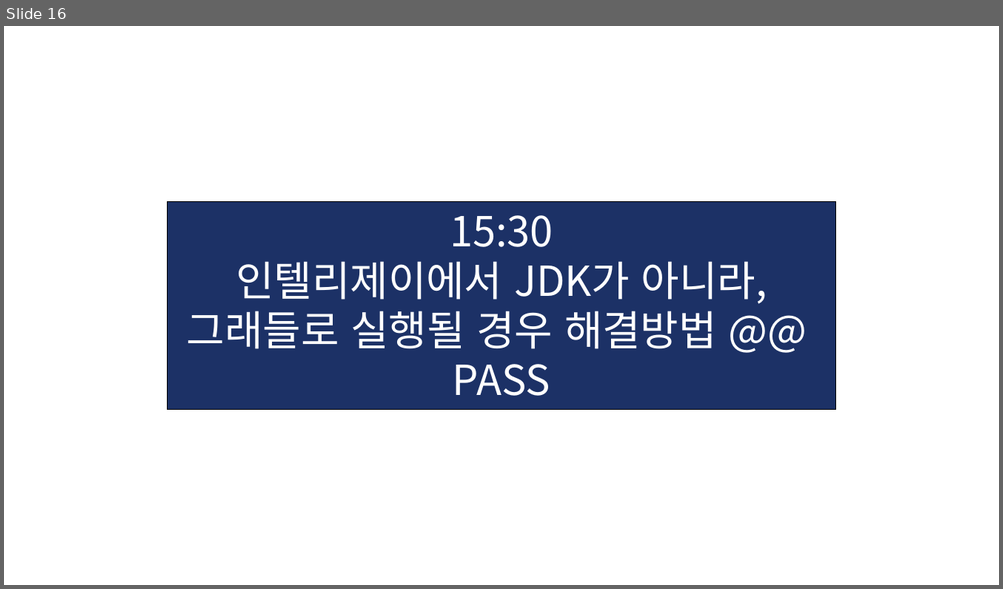
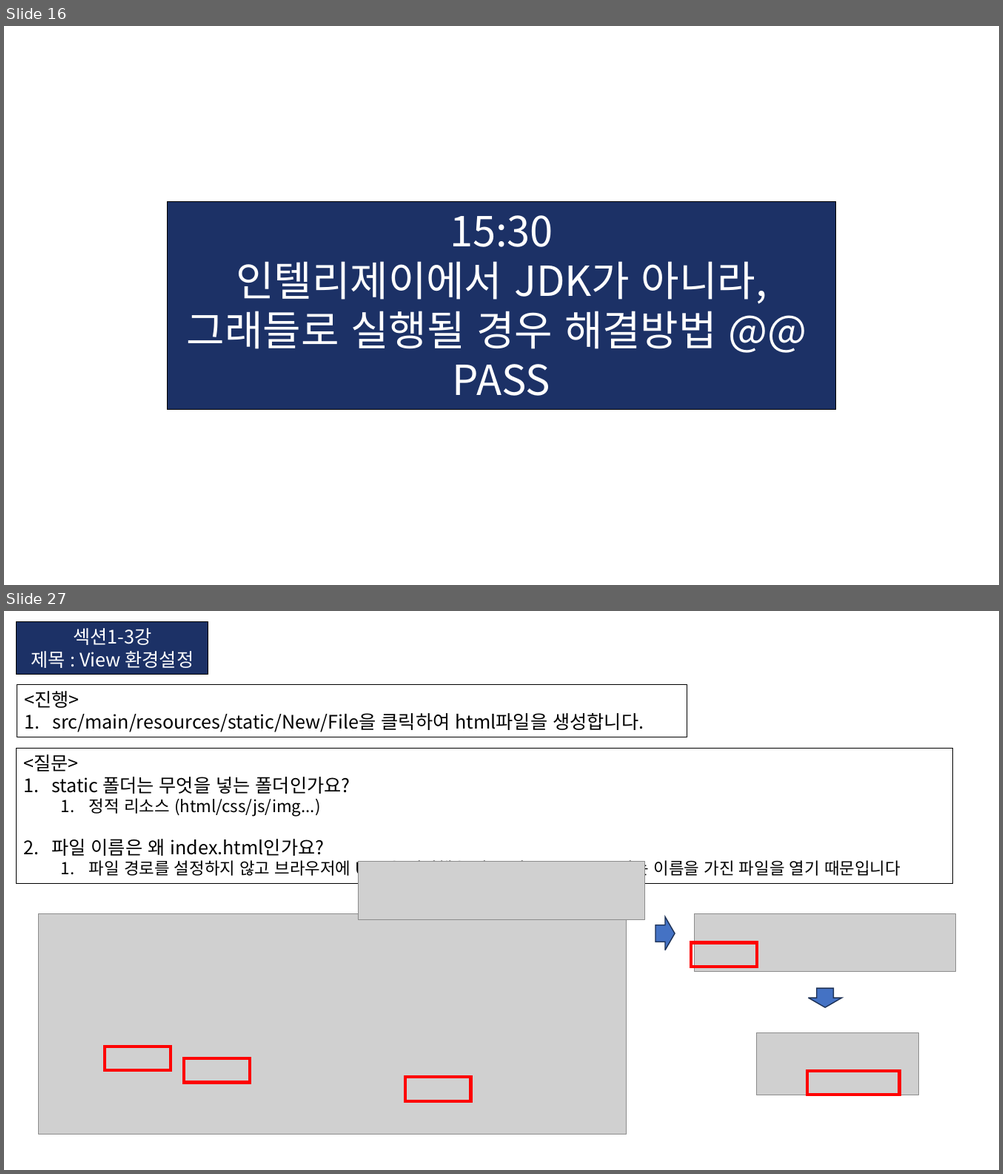
Before and after one commit to KIM-BEOMSOO/study, a slide deck: 00.공부 정리(최종)/12.Spring-Boot/03.인프런_김영한_스프링 입문/01.인프런_깅영한_Spring-Boot.pptx. Shown one above the other, each under a label of ours: slide 16 before the commit, slides 16 and 27 after it; the slides between them are not shown. The pictures are 1003x589 and 1003x1174 pixels, drawn with LibreOffice and Linux fonts; fonts in the diff are those of the drawing; grey boxes stand for pictures. Boxes give left, top, right and bottom in pixels: in the first picture for what was removed or moved away, otherwise in the second. Text is boxed around its words. In the diff, an @@ line names an element or a change of style, - is before the commit and + after.

```diff
--- a/00.공부 정리(최종)/12.Spring-Boot/03.인프런_김영한_스프링 입문/01.인프런_깅영한_Spring-Boot.pptx
+++ b/00.공부 정리(최종)/12.Spring-Boot/03.인프런_김영한_스프링 입문/01.인프런_깅영한_Spring-Boot.pptx
@@ slide 27 added at [4, 611, 999, 1170], background #FFFFFF @@
@@ rectangle added at [16, 622, 208, 675], fill #1C3166, outline #000000 0.75 pt, 18 pt, text #FFFFFF @@
+섹션1-3강
+제목 : View 환경설정
@@ rectangle added at [17, 684, 687, 737], outline #000000 0.75 pt, 18 pt, text #000000 @@
+<진행>
+1. src/main/resources/static/New/File을 클릭하여 html파일을 생성합니다.
@@ rectangle added at [16, 749, 952, 884], outline #000000 0.75 pt, 16 pt, text #000000 @@
+<질문>
+1. static 폴더는 무엇을 넣는 폴더인가요?
+  1. 정적 리소스 (html/css/js/img...)
+2. 파일 이름은 왜 index.html인가요?
+  1. 파일 경로를 설정하지 않고 브라우저에 URL을 입력했을 경우, 자동으로 index라는 이름을 가진 파일을 열기 때문입니다
@@ picture added at [358, 861, 644, 920] @@
@@ group added at [38, 914, 956, 1135]: 5 rectangles, 3 pictures, 2 right arrows @@
```
Also in this commit, not shown: 16 other slides added.
